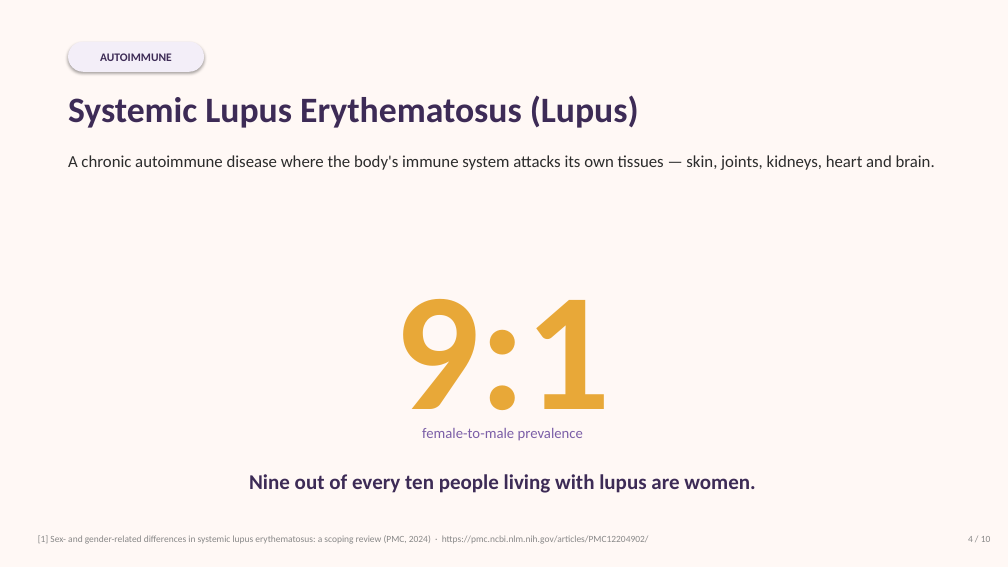
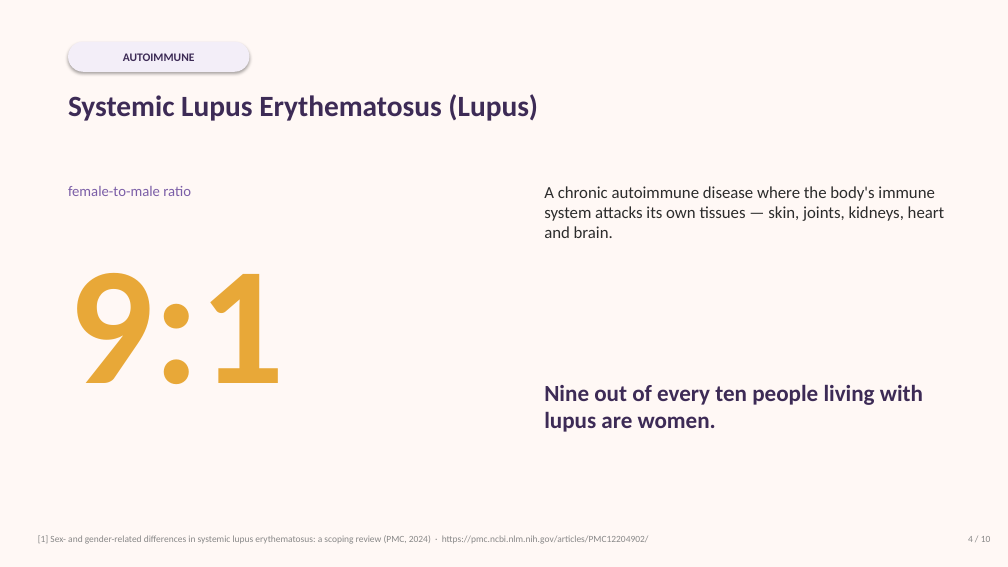
Before and after one commit to jimasiku/female-disease-prevalence, a slide deck: slide 4 of output/FemaleDiseasPrevalence.pptx. Drawn at 1008x567 pixels with LibreOffice and Linux fonts; fonts in the diff are those of the drawing. Boxes give left, top, right and bottom in pixels: in the first picture for what was removed or moved away, otherwise in the second. Text is boxed around its words. In the diff, an @@ line names an element or a change of style, - is before the commit and + after.

```diff
--- a/output/FemaleDiseasPrevalence.pptx
+++ b/output/FemaleDiseasPrevalence.pptx
@@ rounded rectangle "AUTOIMMUNE": place and size @@
-rounded rectangle "AUTOIMMUNE" at box(68, 42, 204, 72)
+rounded rectangle "AUTOIMMUNE" at box(68, 42, 250, 72)
@@ text "Systemic Lupus Erythematosus (Lupus)" at box(68, 94, 538, 121): size 34 to 28 pt @@
@@ text at box(68, 186, 191, 196): text changed @@
-female-to-male prevalence
+female-to-male ratio
@@ text "A chronic autoimmune disease where ..." rewrapped from box(68, 155, 935, 170) to box(544, 186, 945, 238) @@
@@ text "9:1": place and size @@
-text "9:1" at box(394, 299, 610, 441)
+text "9:1" at box(68, 273, 284, 384)
@@ text "9:1" at box(68, 273, 284, 384): alignment centre to left @@
@@ text "Nine out of every ten ...": place and size @@
-text "Nine out of every ten ..." at box(249, 474, 755, 493)
+text "Nine out of every ten ..." at box(544, 384, 923, 432)
@@ text "Nine out of every ten ..." at box(544, 384, 923, 432): size 20 to 22 pt; alignment centre to left @@
```
Also in this commit, not shown: 7 other slides changed, 3 other files.
